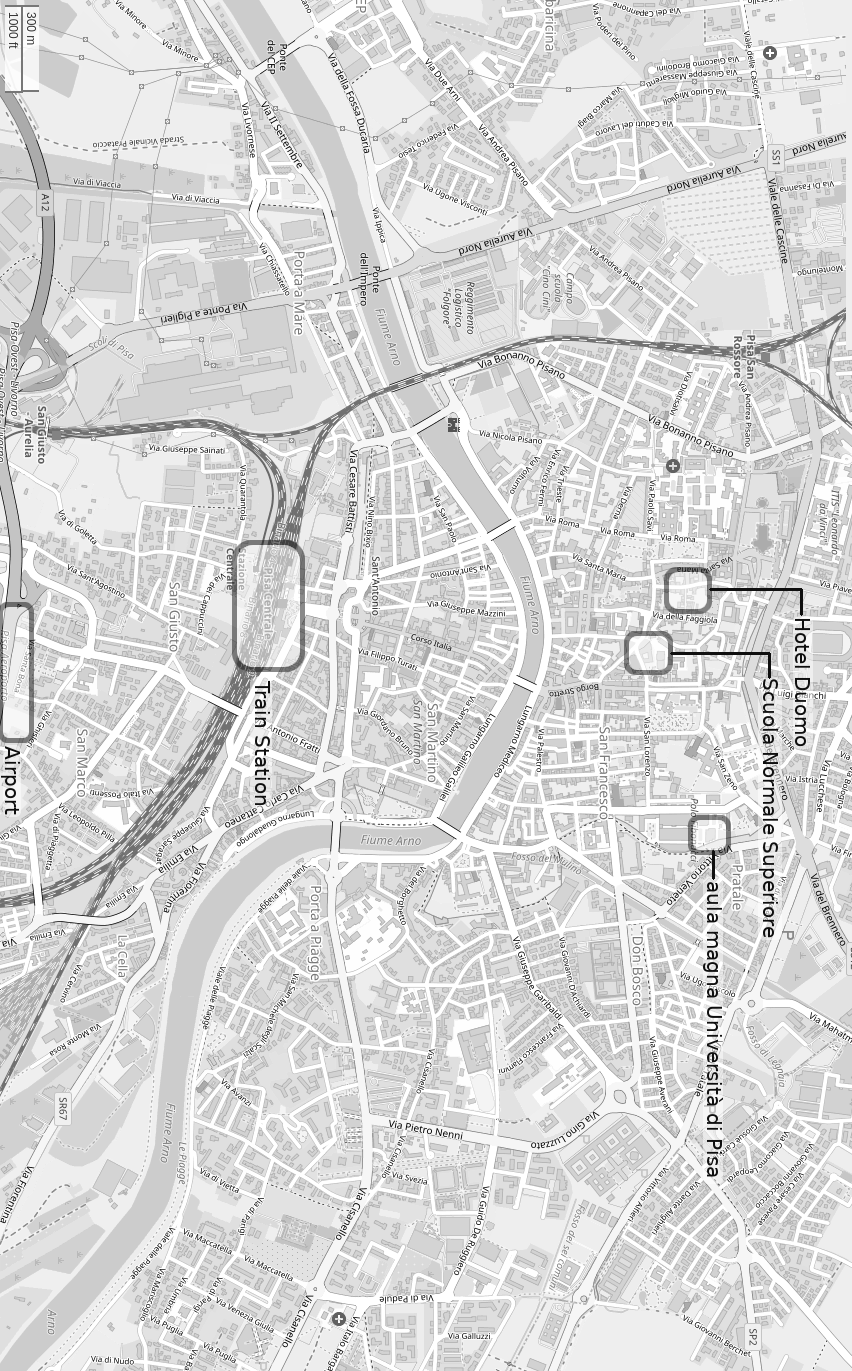
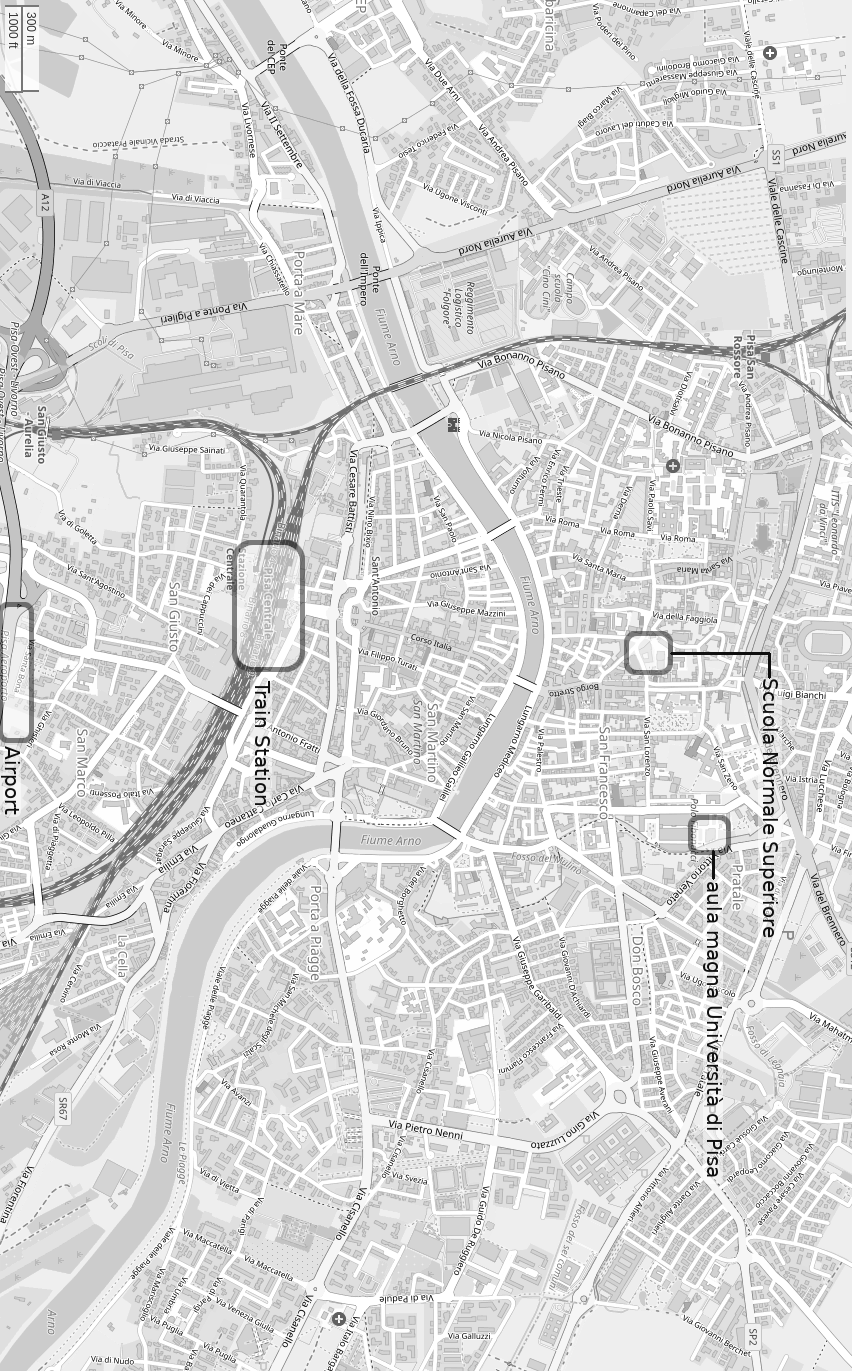
Revision of a layered 852px x 1371px image; what changed, layer by layer:
painted on "lines" over [709, 588, 803, 616]
hid "Hotel Duomo" over [795, 618, 810, 747]
painted on "layer" over [664, 567, 813, 749]
